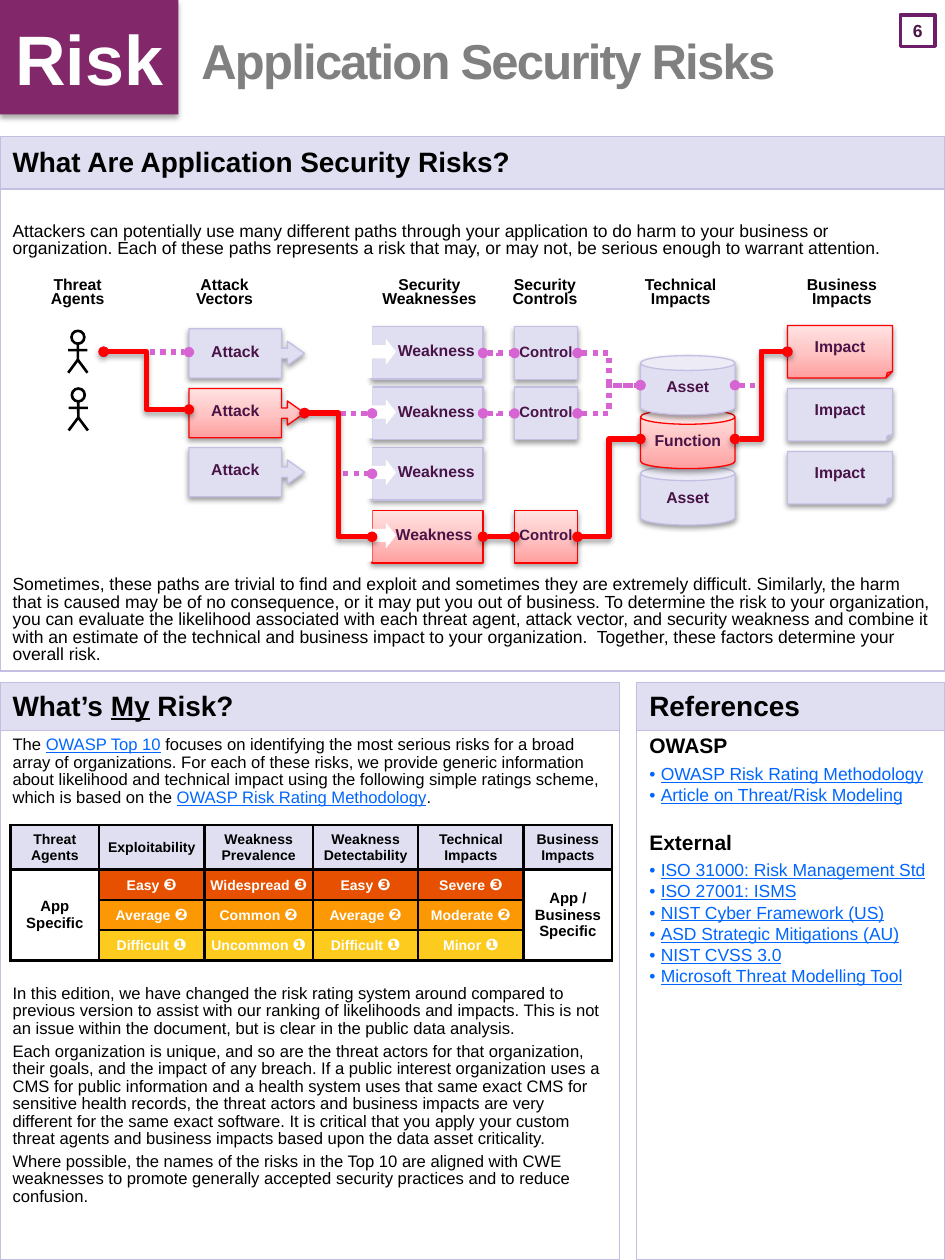
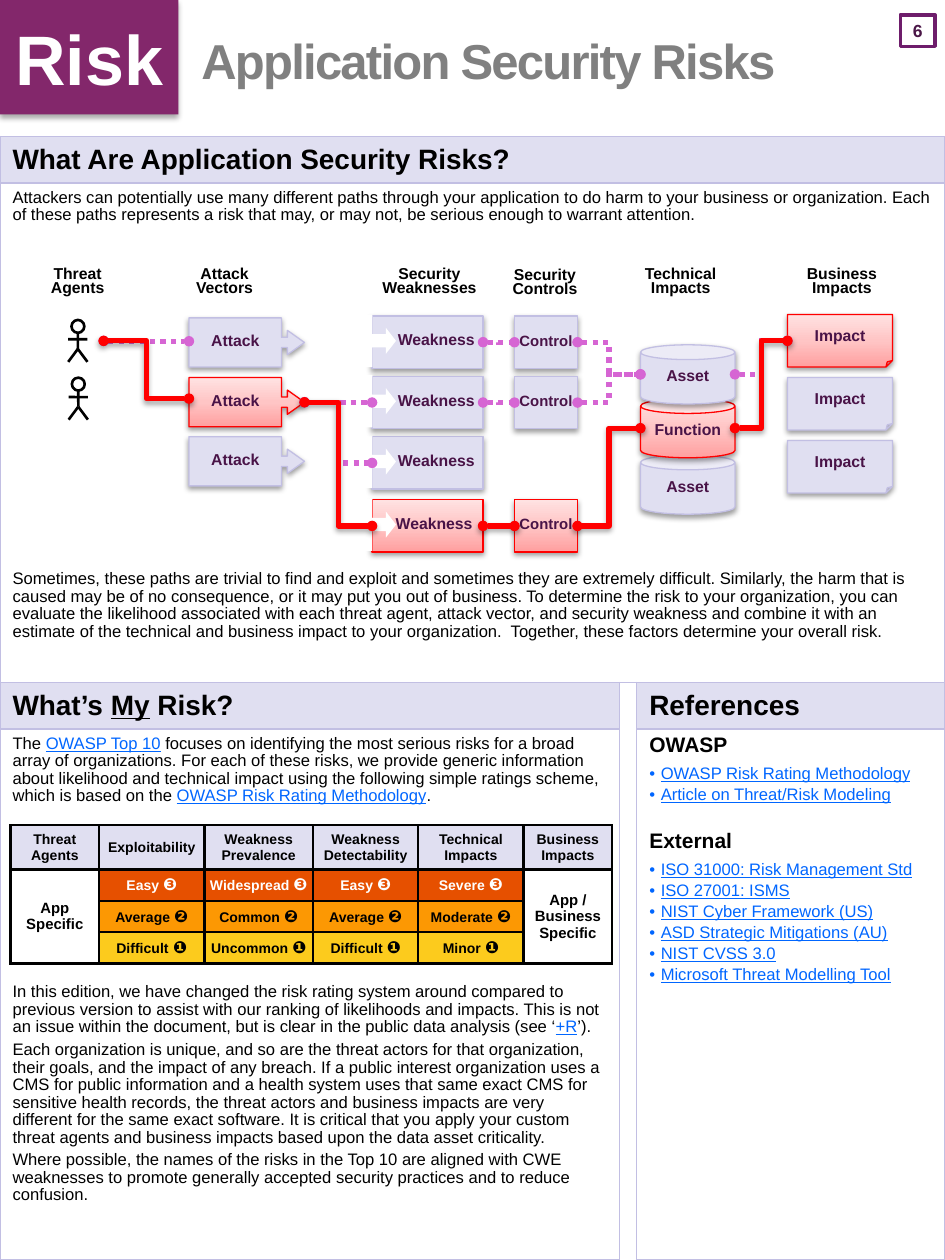
Before and after one commit to OWASP/Top10, a slide deck: slide 7 of 2017/OWASP Top 10 2017 GM (en).pptx. Drawn at 945x1260 pixels with LibreOffice and Linux fonts; fonts in the diff are those of the drawing. Boxes give left, top, right and bottom in pixels: in the first picture for what was removed or moved away, otherwise in the second. Text is boxed around its words. In the diff, an @@ line names an element or a change of style, - is before the commit and + after.

Commit message:
Updated 'OWASP Top 10 2017 GM (en)': PPTX and PDF
OWASP Top 10 2017 GM (en).pptx
OWASP Top 10 2017 GM (en).pdf

```diff
--- a/2017/OWASP Top 10 2017 GM (en).pptx
+++ b/2017/OWASP Top 10 2017 GM (en).pptx
@@ table at (0, 136, 945, 682) @@
@@ size 10 to 9.5 pt @@
@@ more space between paragraphs @@
@@ 13 elbow double arrows, 8 lines, 7 rectangles, 7 right arrow callouts, 6 texts, 3 folded corners, 3 cylinders, 2 ellipses: place and size @@
-13 elbow double arrows, 8 lines, 7 rectangles, 7 right arrow callouts, 6 texts, 3 folded corners, 3 cylinders, 2 ellipses at (51, 278, 892, 563)
+13 elbow double arrows, 8 lines, 7 rectangles, 7 right arrow callouts, 6 texts, 3 folded corners, 3 cylinders, 2 ellipses at (51, 267, 892, 553)
@@ table at (0, 683, 620, 1260) @@
-row 2, column 1: The OWASP Top 10 focuses on identifying the most serious risks for a broad array of organizations. For each of these risks, we provide generic information about likelihood and technical impact using the following simple ratings scheme, which is based on the OWASP Risk Rating Methodology. / In this edition, we have changed the risk rating system around compared to previous version to assist with our ranking of likelihoods and impacts. This is not an issue within the document, but is clear in the public data analysis. / Each organization is unique, and so are the threat actors for that organization, their goals, and the impact of any breach. If a public interest organization uses a CMS for public information and a health system uses that same exact CMS for sensitive health records, the threat actors and business impacts are very different for the same exact software. It is critical that you apply your custom threat agents and business impacts based upon the data asset criticality. / Where possible, the names of the risks in the Top 10 are aligned with CWE weaknesses to promote generally accepted security practices and to reduce confusion.
+row 2, column 1: The OWASP Top 10 focuses on identifying the most serious risks for a broad array of organizations. For each of these risks, we provide generic information about likelihood and technical impact using the following simple ratings scheme, which is based on the OWASP Risk Rating Methodology. / In this edition, we have changed the risk rating system around compared to previous version to assist with our ranking of likelihoods and impacts. This is not an issue within the document, but is clear in the public data analysis (see ‘+R’). / Each organization is unique, and so are the threat actors for that organization, their goals, and the impact of any breach. If a public interest organization uses a CMS for public information and a health system uses that same exact CMS for sensitive health records, the threat actors and business impacts are very different for the same exact software. It is critical that you apply your custom threat agents and business impacts based upon the data asset criticality. / Where possible, the names of the risks in the Top 10 are aligned with CWE weaknesses to promote generally accepted security practices and to reduce confusion.
@@ table at (636, 683, 945, 1260) @@
@@ size 10 to 9.5 pt in "OWASP Risk Rating Methodology", "Article on Threat/Risk Modeling", "ISO 31000: Risk Management Std", "ISO 27001: ISMS" and 4 more places @@
@@ table at (10, 825, 611, 969) @@
@@ size 9 to 9.5 pt in "❸", "❸", "❸", "❸" and 8 more places @@
@@ text colour #FFFFFF to #000000 in "Average ❷", "Common ❷", "Average ❷", "Moderate ❷" and 4 more places @@
```
Also in this commit, not shown: 25 other slides changed, 1 slide added, 1 other file.
